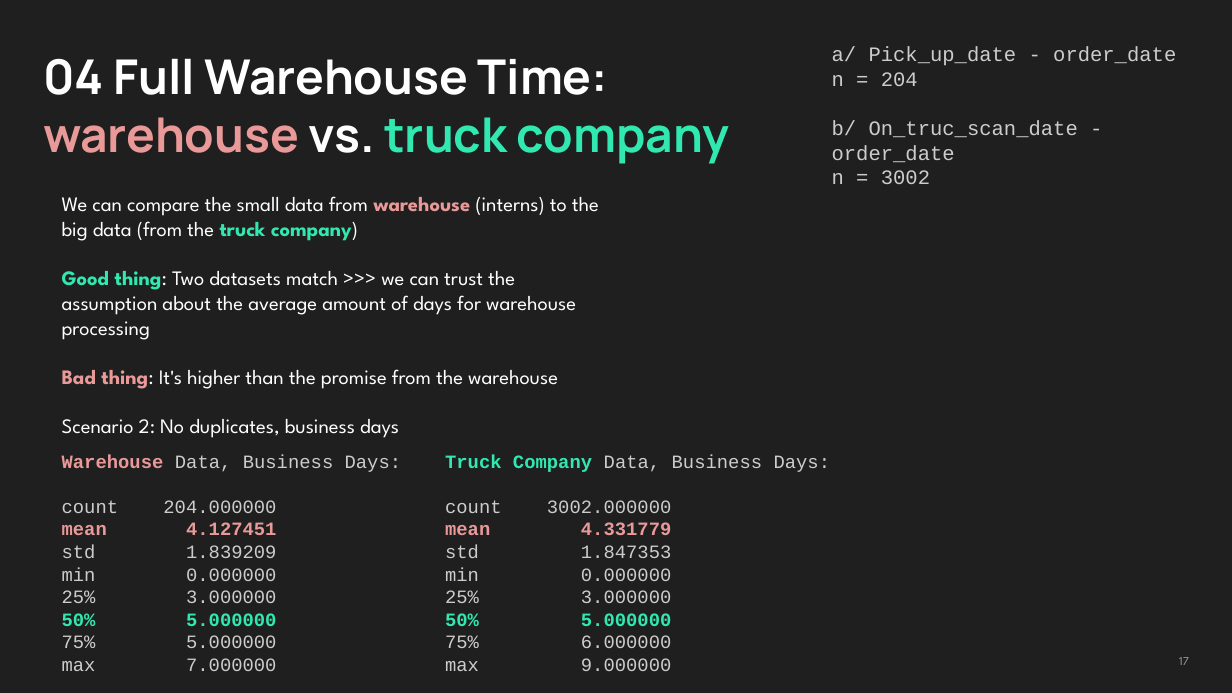
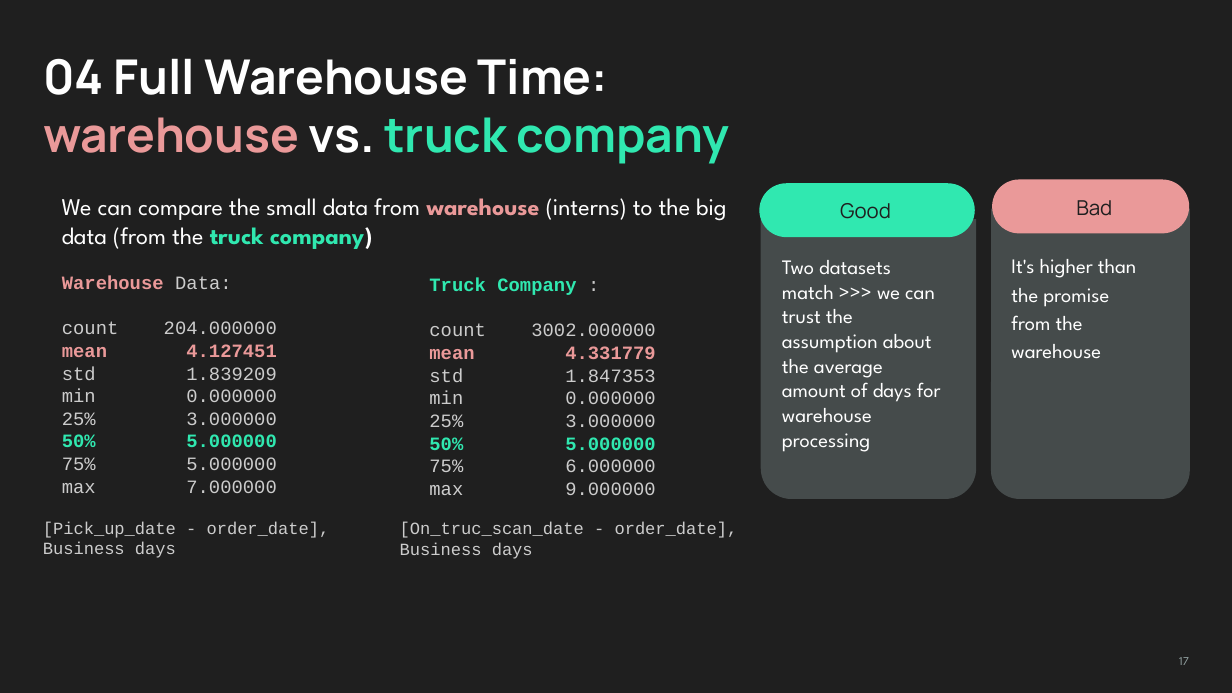
Before and after one commit to skibodaria/muesli-project, a slide deck: slide 17 of presentation/Muesli Delivery EDA.pptx. Drawn at 1232x693 pixels with LibreOffice and Linux fonts; fonts in the diff are those of the drawing. Boxes give left, top, right and bottom in pixels: in the first picture for what was removed or moved away, otherwise in the second. Text is boxed around its words. In the diff, an @@ line names an element or a change of style, - is before the commit and + after.

Commit message:
adding presentation in a new format

```diff
--- a/presentation/Muesli Delivery EDA.pptx
+++ b/presentation/Muesli Delivery EDA.pptx
@@ text removed at [832, 46, 1176, 184] @@
-a/ Pick_up_date - order_date
-n = 204
-b/ On_truc_scan_date - order_date
-n = 3002
@@ text "We can compare the small ..." at [62, 198, 727, 249]: size 12 to 14 pt; bold on in "company)" @@
@@ rounded rectangle added at [759, 184, 975, 238], fill #30E8B0 @@
@@ subtitle added at [840, 203, 891, 219], 12 pt, text #1F1F1F @@
+Good
@@ round same rect added at [991, 208, 1189, 499], fill #454B4B @@
@@ rounded rectangle added at [992, 180, 1189, 234], fill #EA9999 @@
@@ text added at [1076, 200, 1112, 216], 12 pt, text #1F1F1F @@
+Bad
@@ round same rect added at [761, 219, 977, 499], fill #454B4B @@
@@ text "Warehouse Data:": place and size @@
-text "Warehouse Data:" at [62, 454, 402, 671]
+text "Warehouse Data:" at [62, 276, 277, 493]
@@ text "Truck Company :": place and size @@
-text "Truck Company :" at [445, 454, 831, 671]
+text "Truck Company :" at [429, 278, 656, 495]
@@ text added at [782, 260, 941, 452], 12 pt, text #FFFFFF @@
+Two datasets match >>> we can trust the assumption about the average amount of days for warehouse processing
@@ text added at [1011, 259, 1136, 358], 12 pt, text #FFFFFF @@
+It's higher than the promise from the warehouse
@@ text at [62, 276, 232, 289]: text changed; text colour #CCCCCC to #EA9999; bold on @@
-Warehouse Data, Business Days:
+Warehouse Data:
@@ text at [62, 271, 576, 438]: paragraphs removed @@
-Good thing: Two datasets match >>> we can trust the assumption about the average amount of days for warehouse processing
-Bad thing: It's higher than the promise from the warehouse
-Scenario 2: No duplicates, business days
@@ text at [429, 278, 576, 295]: text changed; text colour #CCCCCC to #30E8B0; bold on @@
-Truck Company Data, Business Days:
+Truck Company :
@@ text added at [43, 521, 330, 558], 10 pt, text #CCCCCC @@
+[Pick_up_date - order_date],
+Business days
@@ text added at [400, 522, 738, 559], 10 pt, text #CCCCCC @@
+[On_truc_scan_date - order_date],
+Business days
```
Also in this commit, not shown: 24 other slides changed, 1 other file.
